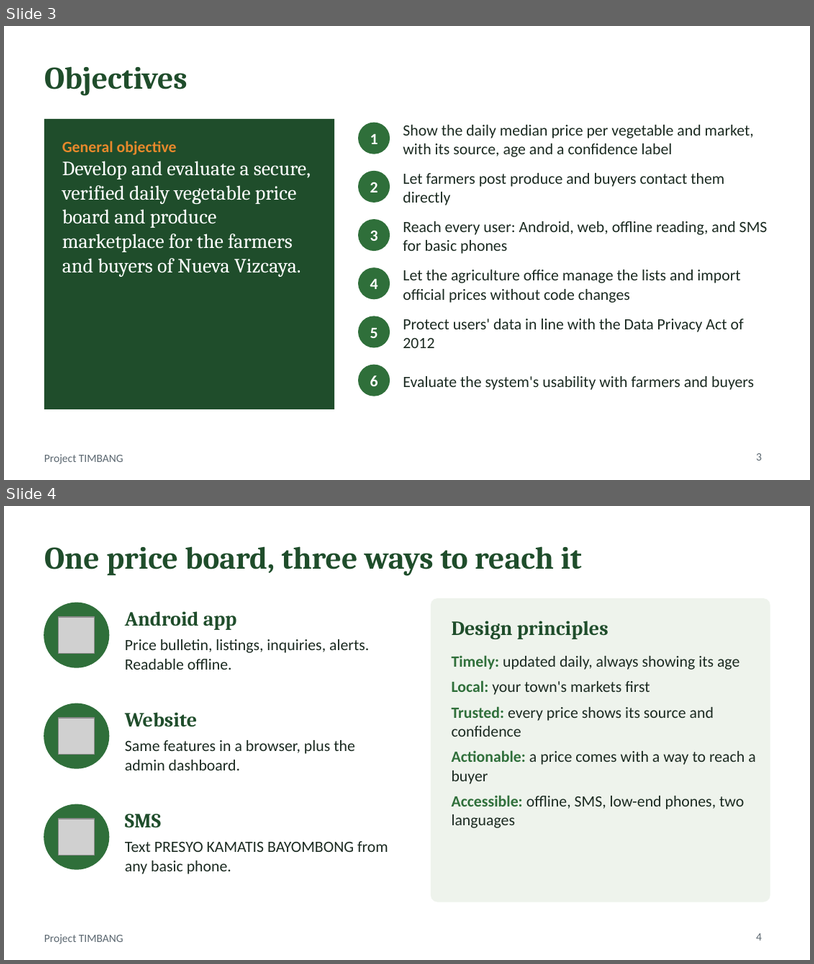
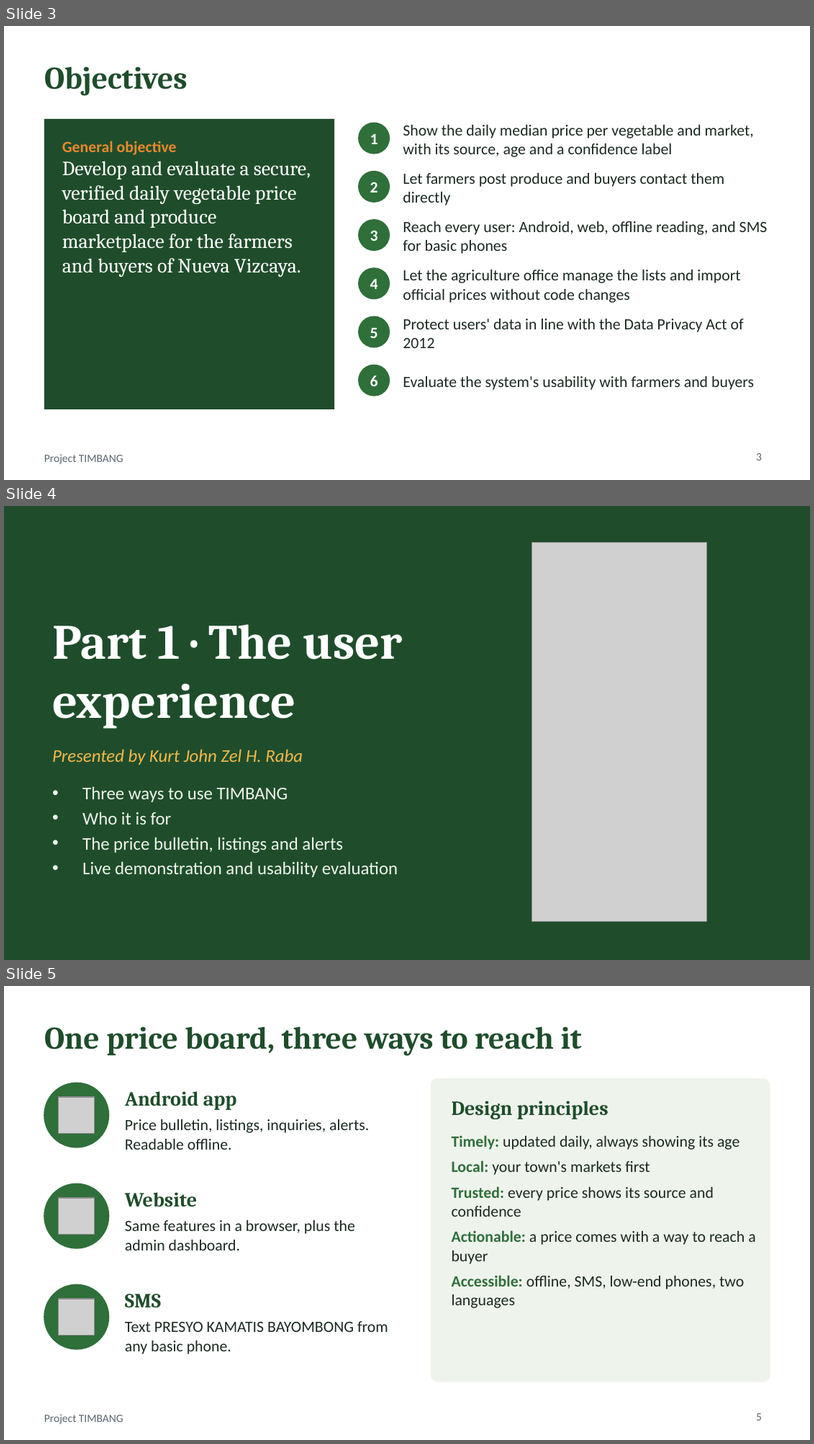
Before and after one commit to MysteriousAlarm/Timbang, a slide deck: docs/submission/TIMBANG-Presentation.pptx. Shown one above the other, each under a label of ours: slides 3 and 4 before the commit, slides 3, 4 and 5 after it. The pictures are 814x964 and 814x1444 pixels, drawn with LibreOffice and Linux fonts; fonts in the diff are those of the drawing; grey boxes stand for pictures. Boxes give left, top, right and bottom in pixels: in the first picture for what was removed or moved away, otherwise in the second. Text is boxed around its words. In the diff, an @@ line names an element or a change of style, - is before the commit and + after.

```diff
--- a/docs/submission/TIMBANG-Presentation.pptx
+++ b/docs/submission/TIMBANG-Presentation.pptx
@@ slide 4 added at (x1=4, y1=506, x2=810, y2=960), background #1F4D2B @@
@@ picture added at (x1=532, y1=542, x2=707, y2=921) @@
@@ title added at (x1=52, y1=624, x2=403, y2=728), 44 pt, text #FFFFFF, bold @@
+Part 1 · The user experience
@@ text added at (x1=52, y1=749, x2=398, y2=877), 16 pt, text #EEF3EC @@
+Presented by Kurt John Zel H. Raba
+• Three ways to use TIMBANG
+• Who it is for
+• The price bulletin, listings and alerts
+• Live demonstration and usability evaluation
@@ what was slide 4 is now slide 5 @@
@@ page number at (x1=756, y1=1413, x2=762, y2=1420): text changed @@
-4
+5
```
Also in this commit, not shown: 1 slide changed, 1 other slide added, 1 other file.
